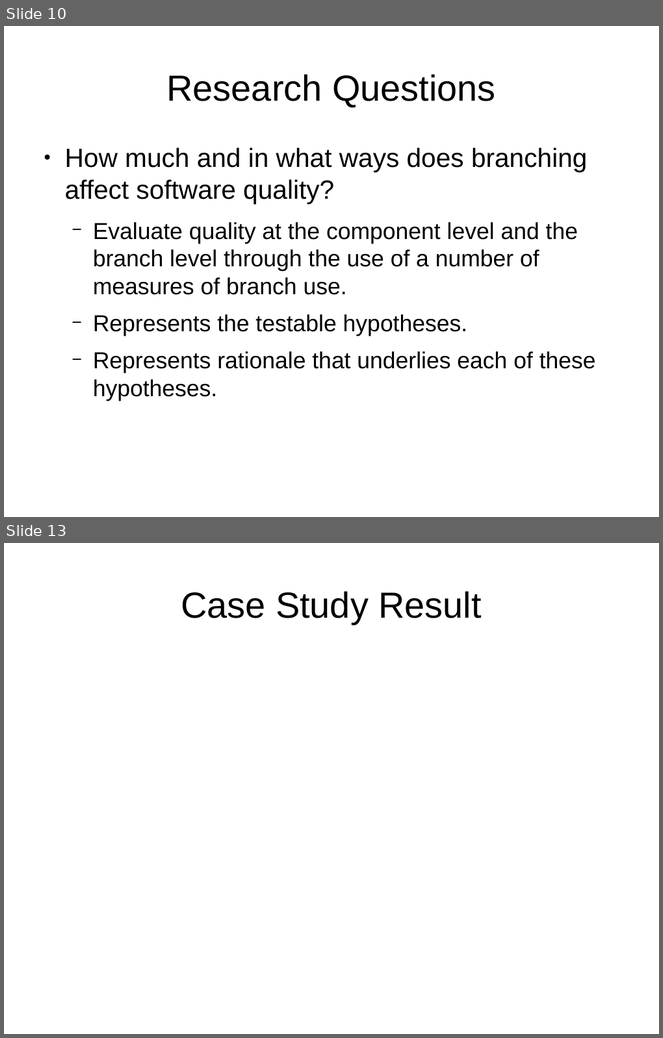
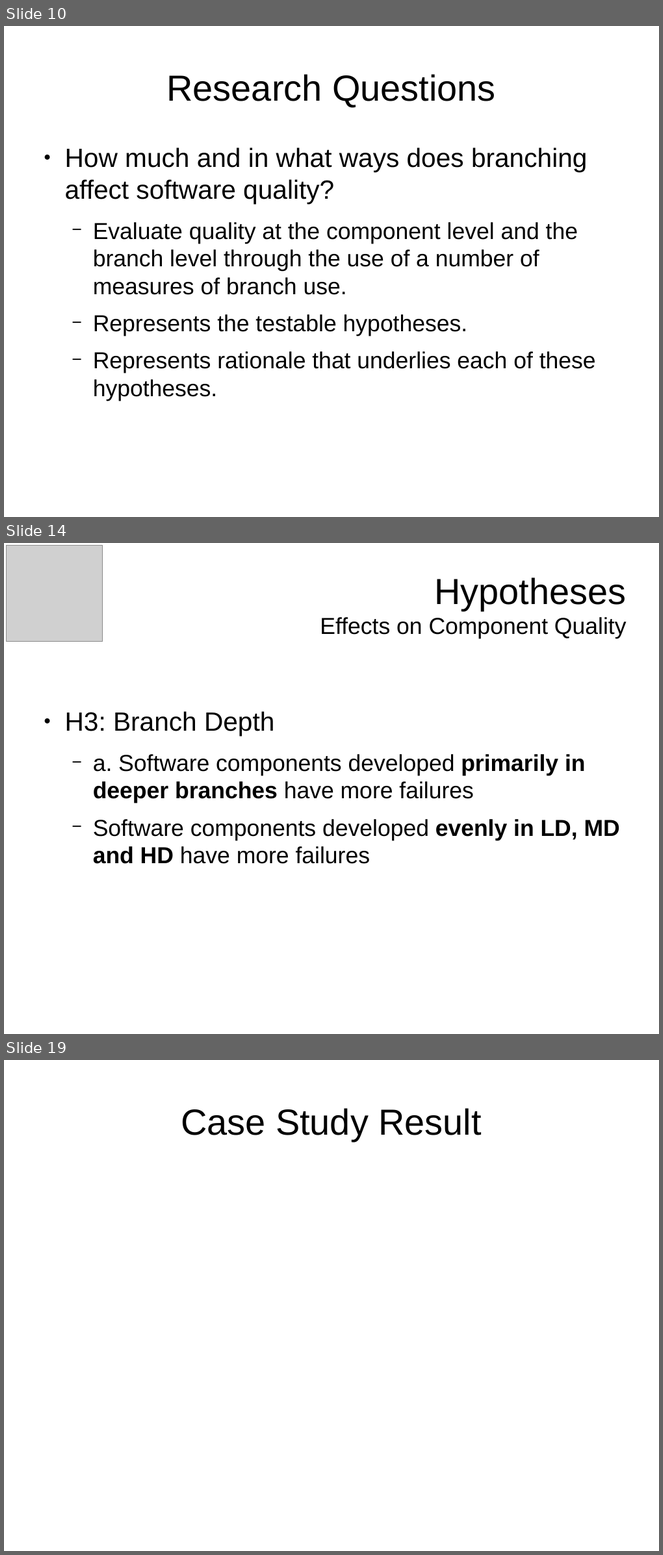
Before and after one commit to tajmilur-rahman/LOG6307, a slide deck: paper-presentation/slides.odp. Shown one above the other, each under a label of ours: slides 10 and 13 before the commit, slides 10, 14 and 19 after it; the slides between them are not shown. The pictures are 663x1038 and 663x1555 pixels, drawn with LibreOffice and Linux fonts; fonts in the diff are those of the drawing; grey boxes stand for pictures. Boxes give left, top, right and bottom in pixels: in the first picture for what was removed or moved away, otherwise in the second. Text is boxed around its words. In the diff, an @@ line names an element or a change of style, - is before the commit and + after.

```diff
--- a/paper-presentation/slides.odp
+++ b/paper-presentation/slides.odp
@@ slide 14 added at (4,543,659,1034), background #FFFFFF @@
@@ picture added at (7,546,102,641) @@
@@ title added at (320,577,627,639), 28 pt, text #000000 @@
+Hypotheses
+Effects on Component Quality
@@ text added at (65,711,620,864), 28 pt, text #000000 @@
+● H3: Branch Depth
+  − a. Software components developed primarily in deeper branches have more failures
+  − Software components developed evenly in LD, MD and HD have more failures
@@ what was slide 13 is now slide 19 @@
```
Also in this commit, not shown: 3 slides changed, 7 other slides added, 2 slides removed, 3 other files.
